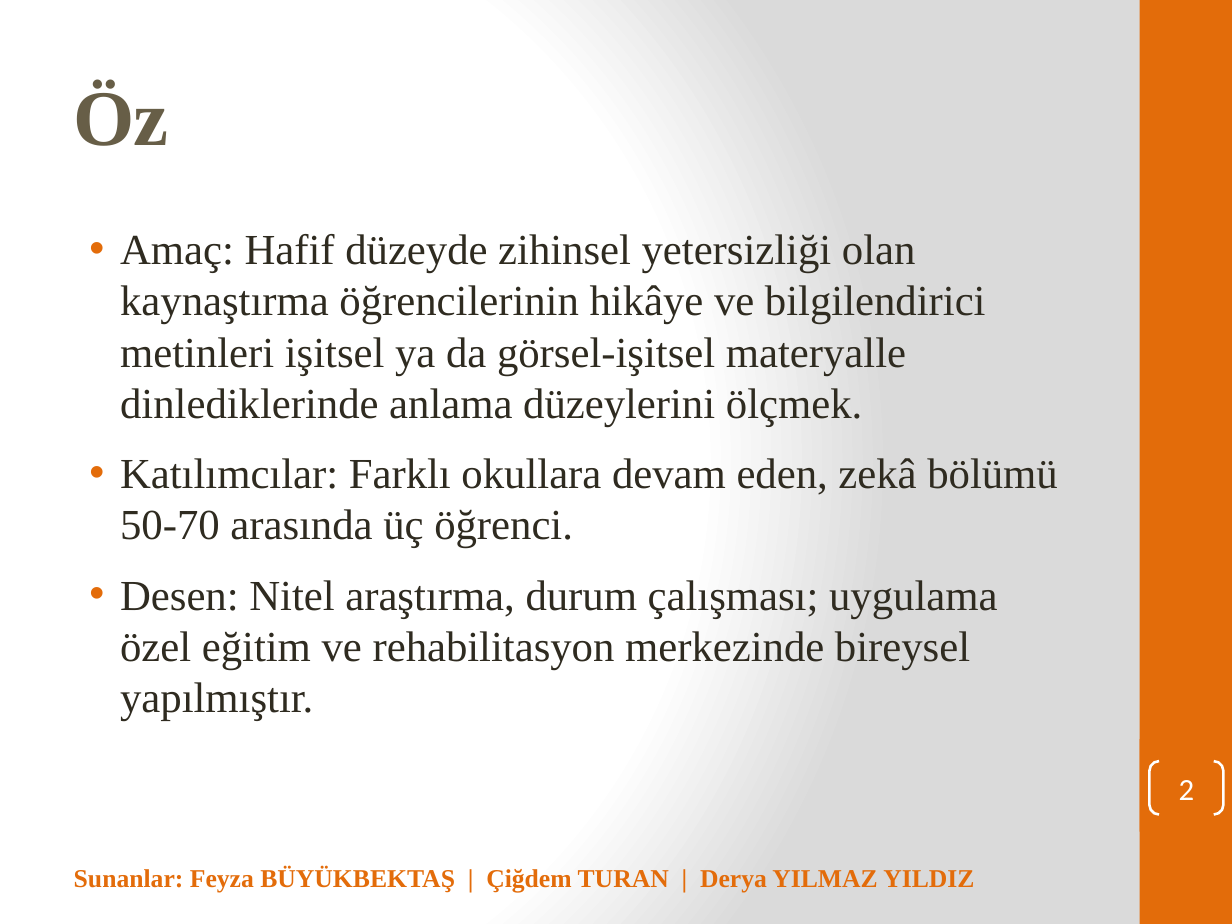
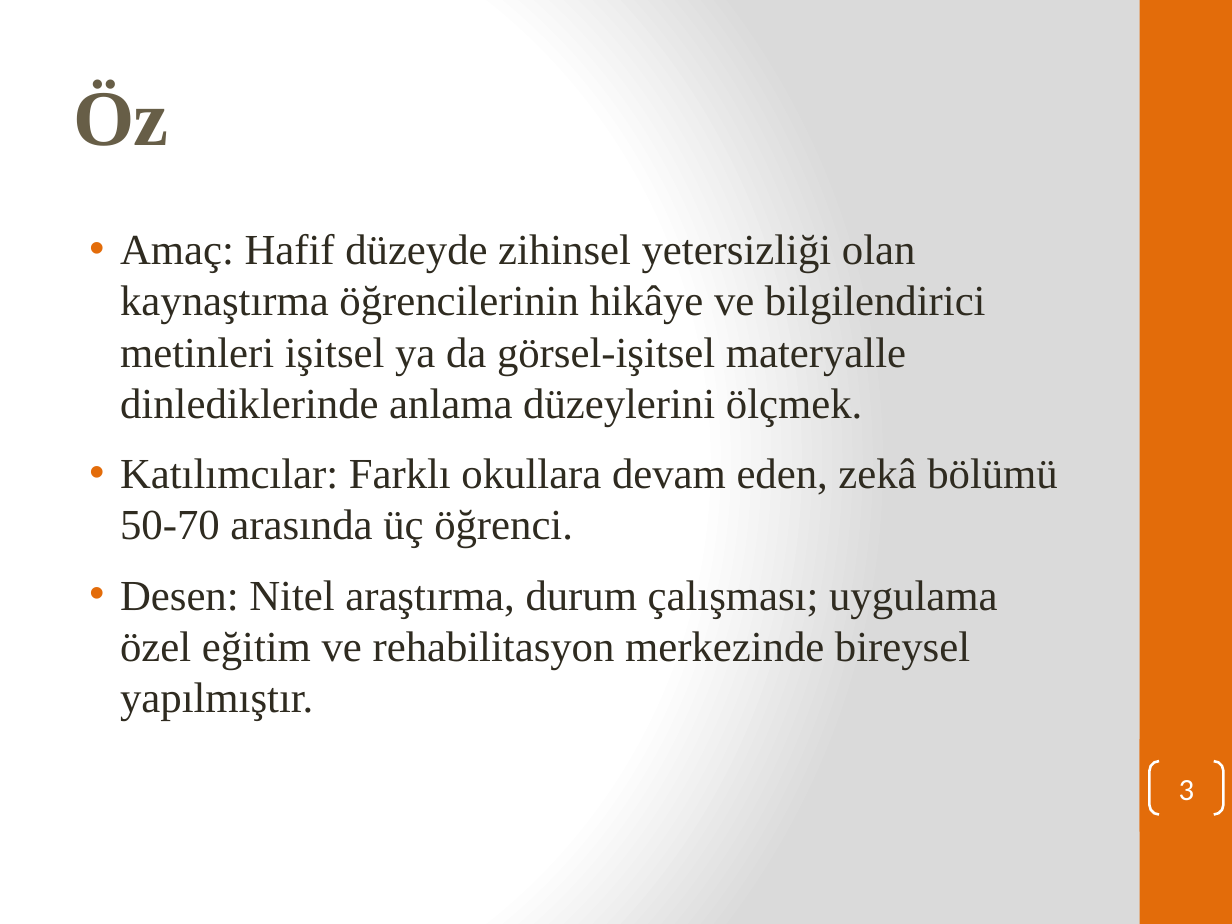
Before and after one commit to edipsahin20-tech/sahinerp, a slide deck: slide 3 of Makale1_Dinledigini_Anlama_Ozet.pptx (slide 2 before the commit). Drawn at 1232x924 pixels with LibreOffice and Linux fonts; fonts in the diff are those of the drawing. Boxes give left, top, right and bottom in pixels: in the first picture for what was removed or moved away, otherwise in the second. Text is boxed around its words. In the diff, an @@ line names an element or a change of style, - is before the commit and + after.

```diff
--- a/Makale1_Dinledigini_Anlama_Ozet.pptx
+++ b/Makale1_Dinledigini_Anlama_Ozet.pptx
@@ page number at [1179, 780, 1195, 801]: text changed @@
-2
+3
@@ text removed at [74, 866, 974, 892] @@
-Sunanlar: Feyza BÜYÜKBEKTAŞ | Çiğdem TURAN | Derya YILMAZ YILDIZ
```
Also in this commit, not shown: 1 slide added.
